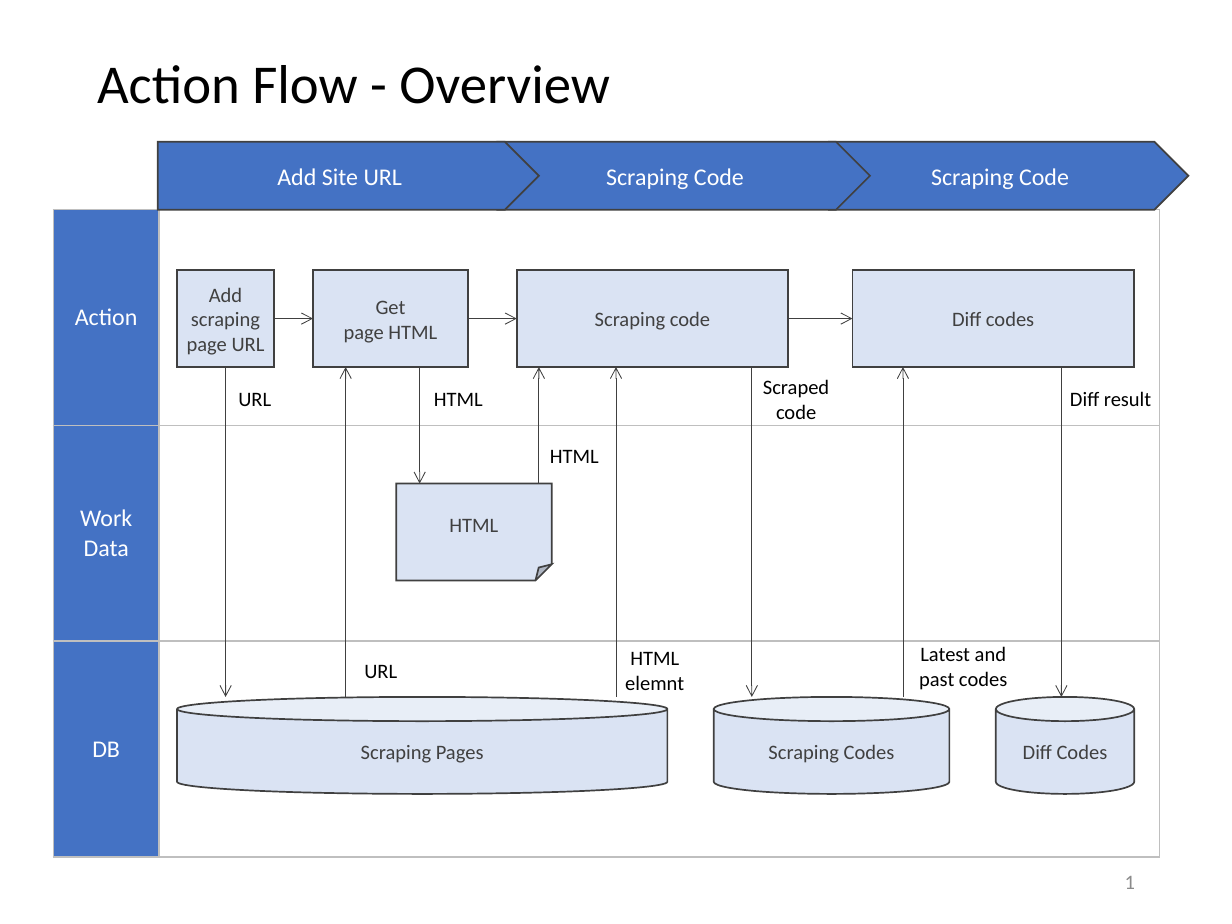
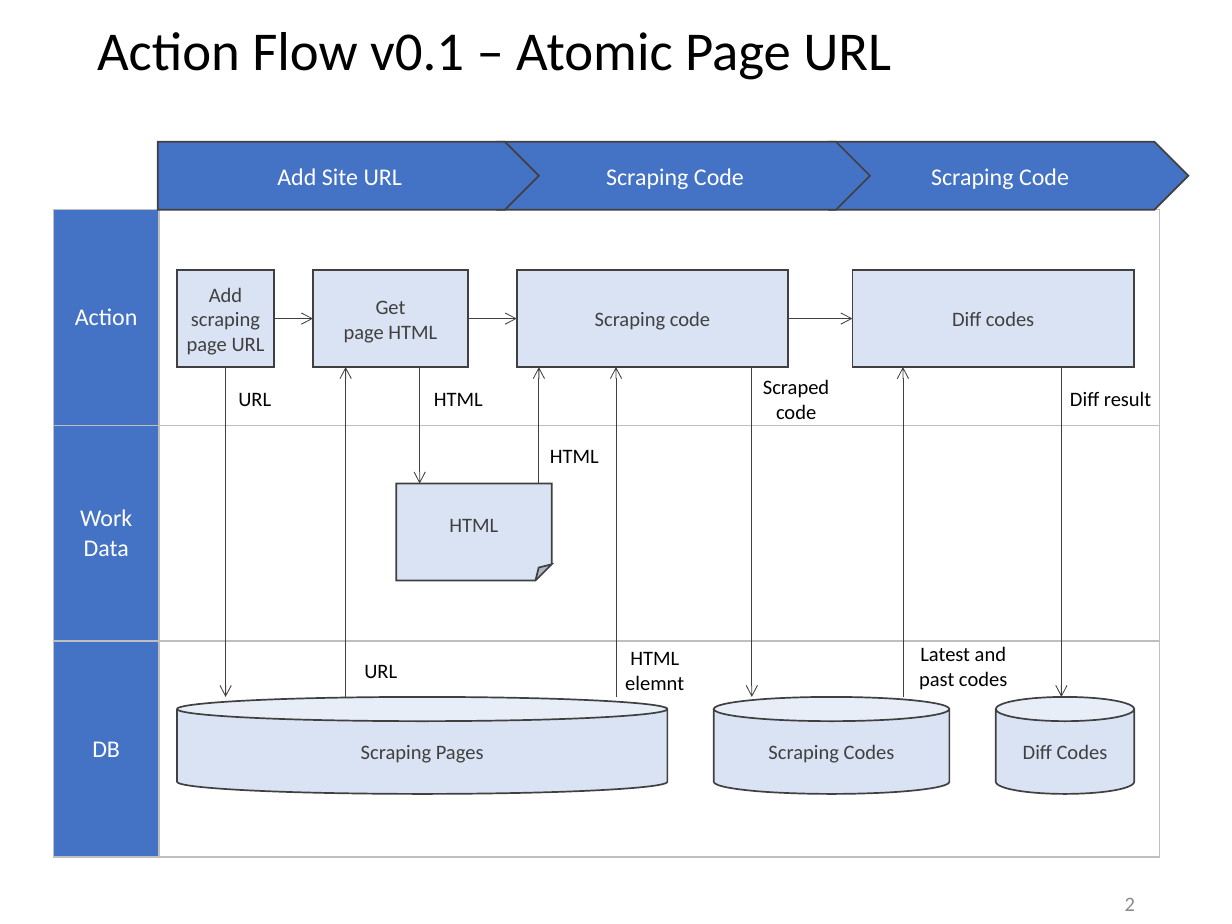
Before and after one commit to 256hax/ujull, a slide deck: slide 2 of line-markers/docs/requirements_definition.pptx (slide 1 before the commit). Drawn at 1232x924 pixels with LibreOffice and Linux fonts; fonts in the diff are those of the drawing. Boxes give left, top, right and bottom in pixels: in the first picture for what was removed or moved away, otherwise in the second. Text is boxed around its words. In the diff, an @@ line names an element or a change of style, - is before the commit and + after.

```diff
--- a/line-markers/docs/requirements_definition.pptx
+++ b/line-markers/docs/requirements_definition.pptx
@@ title at box(97, 32, 891, 80): text changed @@
-Action Flow - Overview
+Action Flow v0.1 – Atomic Page URL
@@ page number at box(1125, 898, 1135, 911): text changed @@
-1
+2
```
Also in this commit, not shown: 1 slide added.
